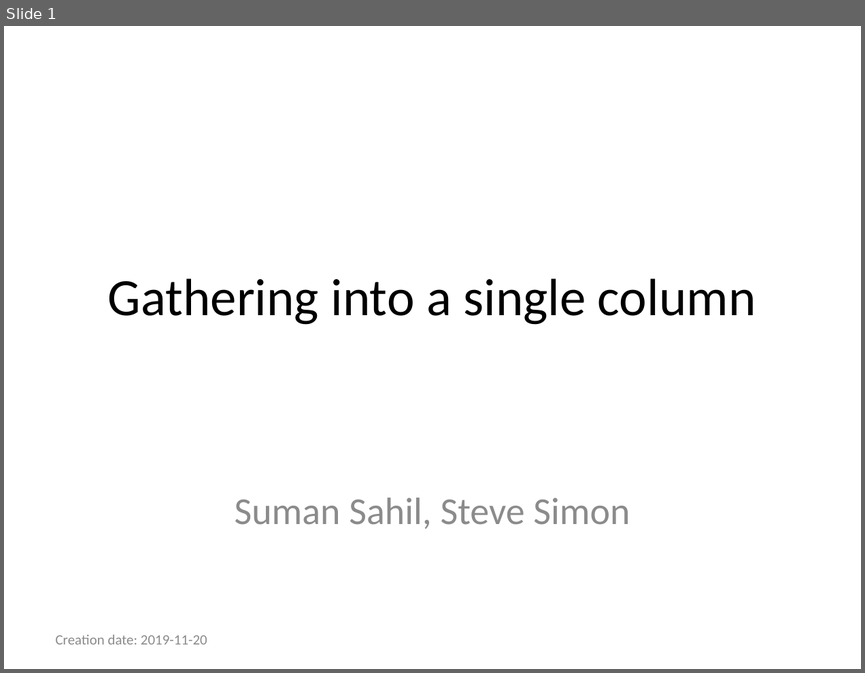
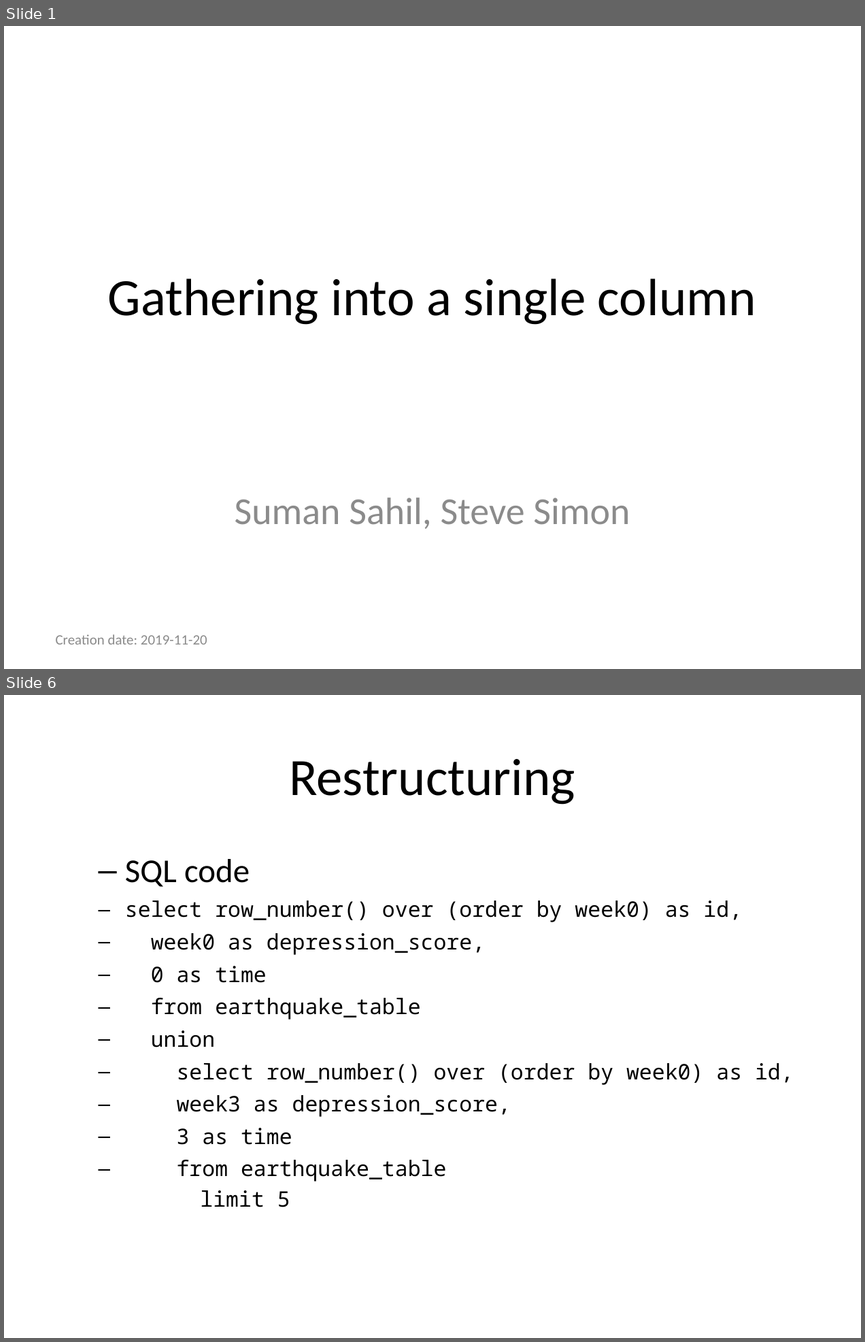
Before and after one commit to pmean/introduction-to-sql, a slide deck: module15-gathering-and-spreading/gather.pptx. Shown one above the other, each under a label of ours: slide 1 before the commit, slides 1 and 6 after it; the slides between them are not shown. The pictures are 865x673 and 865x1342 pixels, drawn with LibreOffice and Linux fonts; fonts in the diff are those of the drawing. Boxes give left, top, right and bottom in pixels: in the first picture for what was removed or moved away, otherwise in the second. Text is boxed around its words. In the diff, an @@ line names an element or a change of style, - is before the commit and + after.

```diff
--- a/module15-gathering-and-spreading/gather.pptx
+++ b/module15-gathering-and-spreading/gather.pptx
@@ slide 6 added at [4,695,861,1338], background #FFFFFF @@
@@ title added at [289,759,575,804], 44 pt, text #000000 @@
+Restructuring
@@ text added at [125,859,793,1207], 18 pt, text #000000 @@
+  – SQL code
+select row_number() over (order by week0) as id,
+week0 as depression_score,
+0 as time
+from earthquake_table
+union
+select row_number() over (order by week0) as id,
+week3 as depression_score,
+3 as time
+from earthquake_table
+limit 5
```
Also in this commit, not shown: 1 slide changed, 4 other slides added, 1 slide removed, 2 other files.
